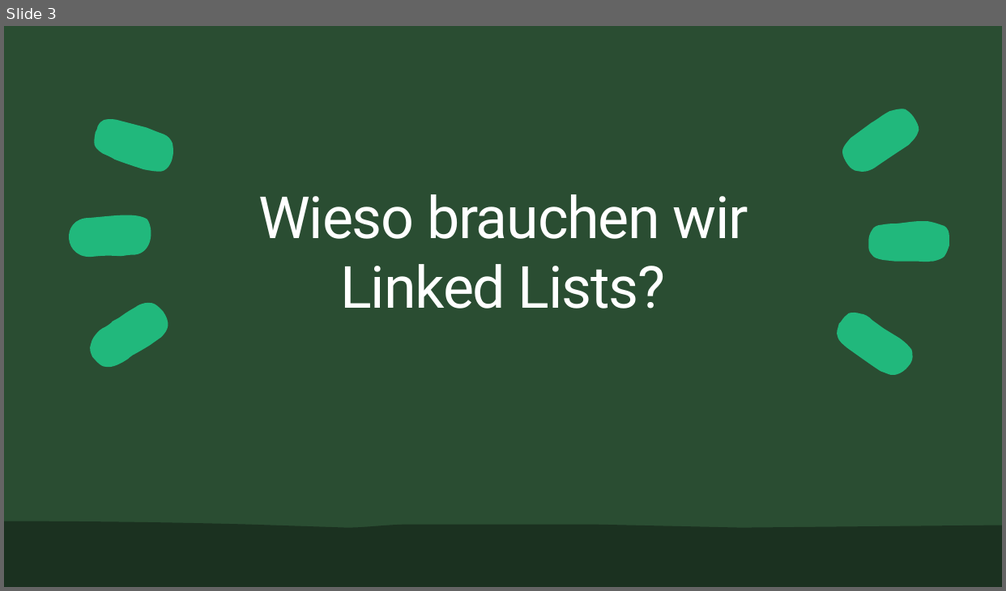
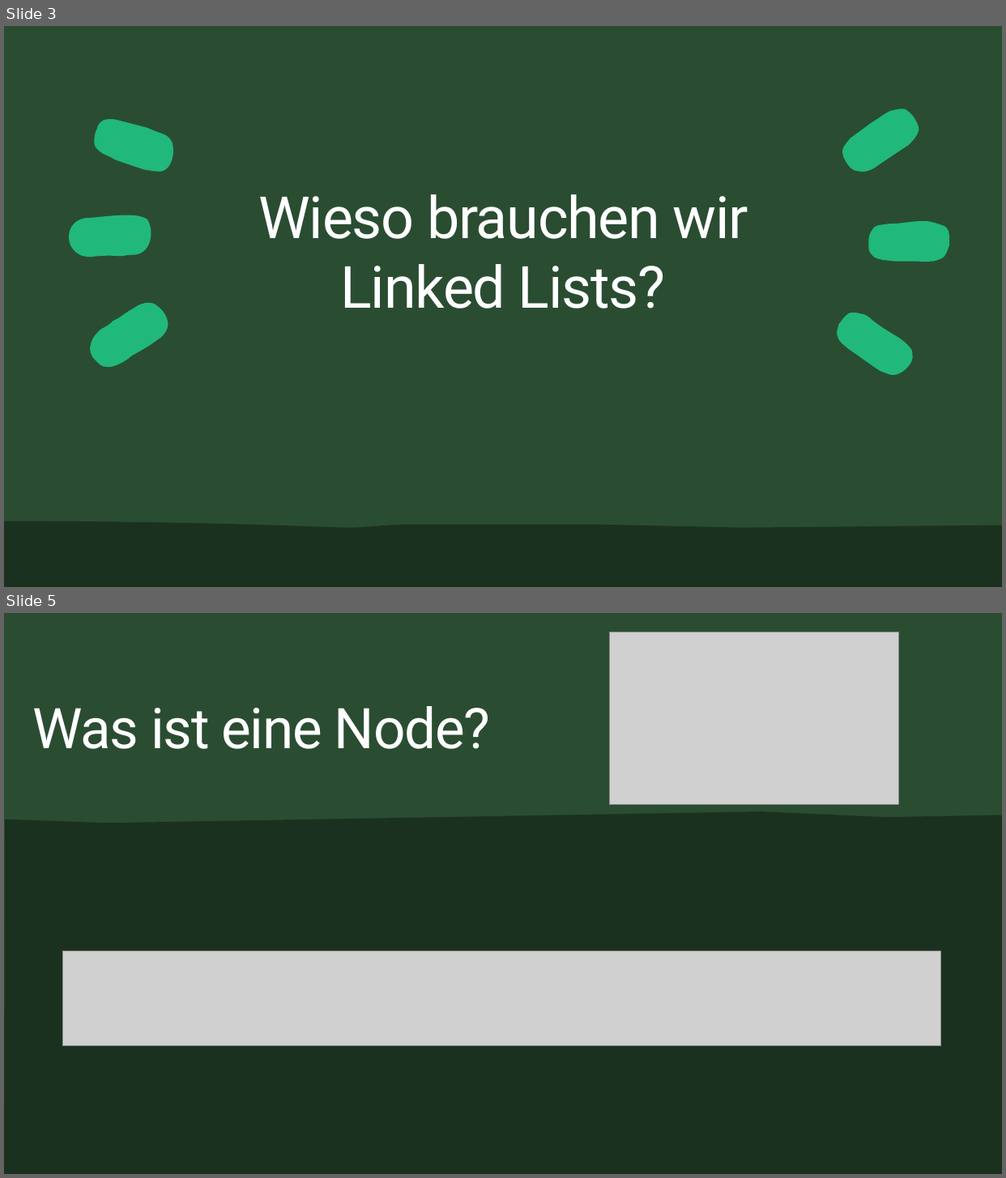
Before and after one commit to ByteWolf-dev/Baitura-Leeb-LinkedList-2022, a slide deck: Artifacts/Linked List.pptx. Shown one above the other, each under a label of ours: slide 3 before the commit, slides 3 and 5 after it; the slides between them are not shown. The pictures are 1006x591 and 1006x1178 pixels, drawn with LibreOffice and Linux fonts; fonts in the diff are those of the drawing; grey boxes stand for pictures. Boxes give left, top, right and bottom in pixels: in the first picture for what was removed or moved away, otherwise in the second. Text is boxed around its words. In the diff, an @@ line names an element or a change of style, - is before the commit and + after.

Commit message:
updating Powerpoint 2

```diff
--- a/Artifacts/Linked List.pptx
+++ b/Artifacts/Linked List.pptx
@@ slide 5 added at (4,613,1002,1174), background #1B3120 @@
@@ rectangle added at (4,613,1002,1174), fill #2A4D32 @@
@@ picture added at (610,632,898,805) @@
@@ title added at (32,706,490,749), 54 pt, text #FFFFFF @@
+Was ist eine Node?
@@ freeform shape added at (4,811,1002,1174), fill #1B3120 @@
@@ picture added at (63,952,941,1046) @@
```
Also in this commit, not shown: 1 other slide added, 34 other files.
